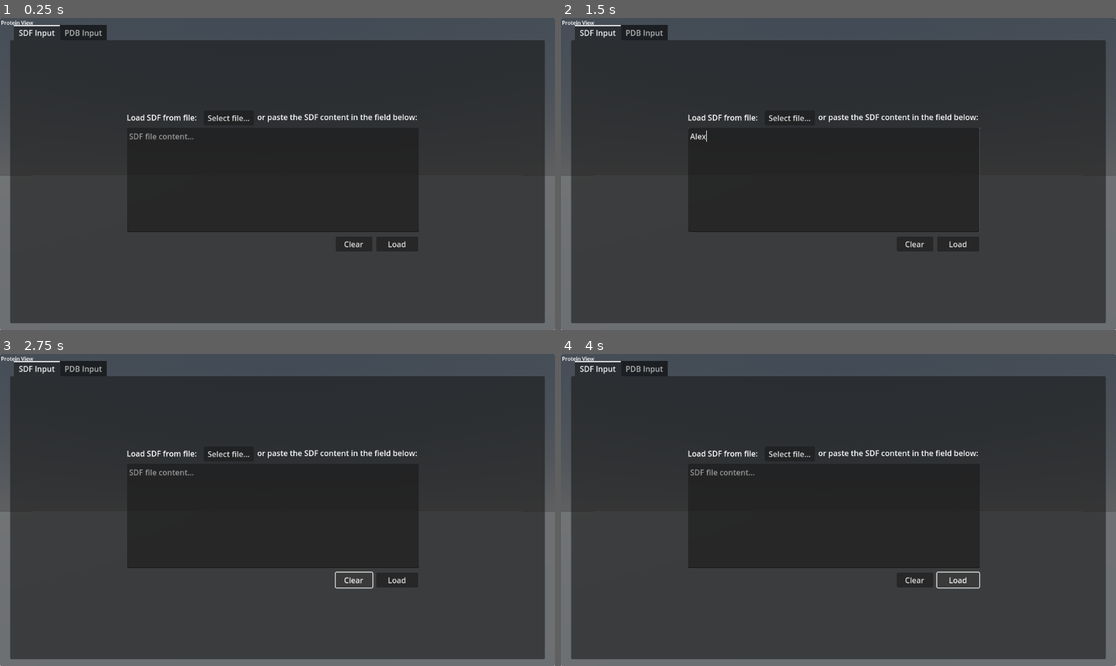
Above: before the commit, frames 1-4 (two rows, left to right).
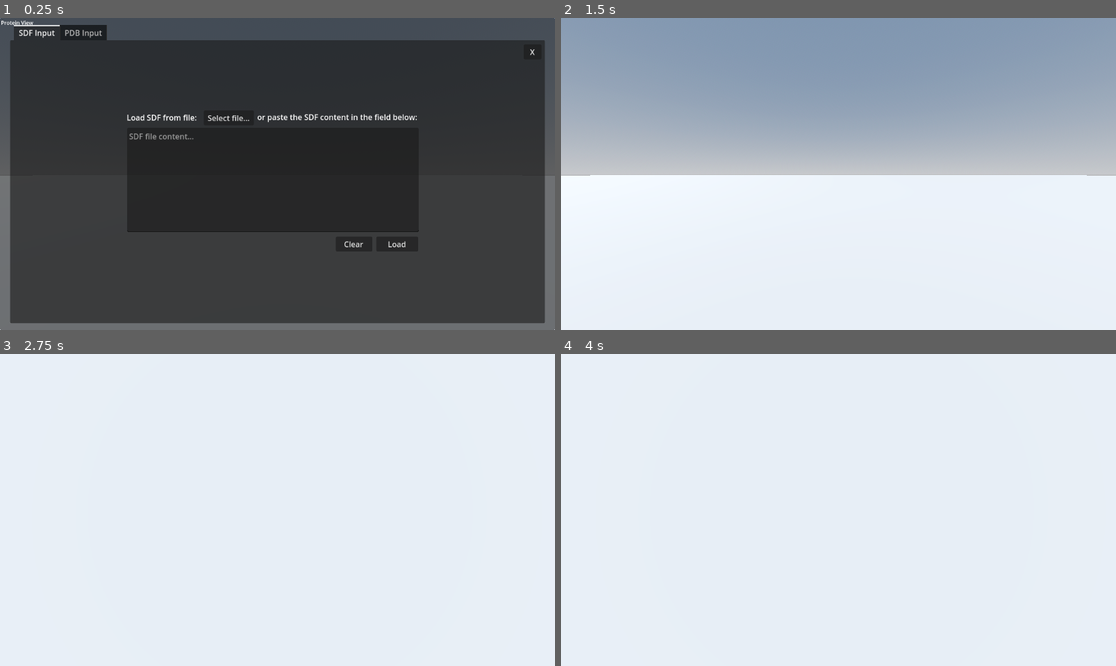
Above: after the commit, the same moments.

Repository: Gabriel-Grechuk/protein-view
Game: Godot game, scene res://src/scenes/Main.tscn
Two runs of this game, one before a commit and one after it. Both use one fixed random seed, a clock stepped at 60 frames per second and the inputs below.
Inputs (mouse positions are in pixels of both pictures, inside the frame that each line leads up to):
- Up to frame 1 (0.25 s): no input
- Up to frame 2 (1.5 s): click (832, 180) at 0.52 s; type "Alex" at 0.6 s; click (1093, 52) at 1.25 s, where only the run after the commit has a clickable "X"
- Up to frame 3 (2.75 s): click (355, 578) at 2 s, where only the run before the commit has a clickable "Clear"
- Up to frame 4 (4 s): click (788, 453) at 2.75 s, where only the run before the commit has a clickable "Select file..."; click (960, 578) at 3.5 s, where only the run before the commit has a clickable "Load"

The runs differ from the first frame. In frame 1, less than 0.1% of the frame differs, in the area x 95-97%, y 10-13%; in frame 2, 100%, in the area x 0-100%, y 0-100%; in frame 3, 100%; in frame 4, 100%.

Commit message:
#33 - Added mouse click event and key 'M' to capture the mouse

Diff:
--- a/project.godot
+++ b/project.godot
@@ -56,3 +56,9 @@
 "events": [Object(InputEventKey,"resource_local_to_scene":false,"resource_name":"","device":0,"window_id":0,"alt_pressed":false,"shift_pressed":false,"ctrl_pressed":false,"meta_pressed":false,"pressed":false,"keycode":0,"physical_keycode":70,"key_label":0,"unicode":0,"echo":false,"script":null)
 ]
 }
+lock_mouse={
+"deadzone": 0.5,
+"events": [Object(InputEventKey,"resource_local_to_scene":false,"resource_name":"","device":-1,"window_id":0,"alt_pressed":false,"shift_pressed":false,"ctrl_pressed":false,"meta_pressed":false,"pressed":false,"keycode":0,"physical_keycode":77,"key_label":0,"unicode":109,"echo":false,"script":null)
+, Object(InputEventMouseButton,"resource_local_to_scene":false,"resource_name":"","device":-1,"window_id":0,"alt_pressed":false,"shift_pressed":false,"ctrl_pressed":false,"meta_pressed":false,"button_mask":1,"position":Vector2(244, 16),"global_position":Vector2(248, 59),"factor":1.0,"button_index":1,"canceled":false,"pressed":true,"double_click":false,"script":null)
+]
+}
--- a/src/scenes/MainUI.tscn
+++ b/src/scenes/MainUI.tscn
@@ -1,9 +1,7 @@
-[gd_scene load_steps=4 format=3 uid="uid://cfmsnt483isnt"]
+[gd_scene load_steps=3 format=3 uid="uid://cfmsnt483isnt"]
 
 [ext_resource type="PackedScene" uid="uid://ca6sd8yp0iov3" path="res://src/scenes/ParserUI.tscn" id="1_bvr1p"]
 [ext_resource type="PackedScene" uid="uid://dngg5tpn3roh1" path="res://src/scenes/LoadingScreen.tscn" id="1_est7j"]
-
-[sub_resource type="GDScript" id="GDScript_uuypy"]
 
 [node name="MainUI" type="Control"]
 layout_mode = 3
@@ -12,7 +10,6 @@
 anchor_bottom = 1.0
 grow_horizontal = 2
 grow_vertical = 2
-script = SubResource("GDScript_uuypy")
 
 [node name="Menu" type="Control" parent="."]
 layout_mode = 1
--- a/src/scenes/ParserUI.tscn
+++ b/src/scenes/ParserUI.tscn
@@ -223,3 +223,11 @@
 grow_horizontal = 2
 grow_vertical = 2
 text = "Select file..."
+
+[node name="ClosseButton" type="Button" parent="."]
+layout_mode = 2
+offset_left = 511.0
+offset_top = -269.0
+offset_right = 548.0
+offset_bottom = -238.0
+text = "X"
--- a/src/scenes/scripts/ParserUI.gd
+++ b/src/scenes/scripts/ParserUI.gd
@@ -16,6 +16,7 @@
 @onready var LoadPDBTextButton := get_node("TabContainer/PDB Input/LoadPDBButton")
 @onready var ClearSDFButton := get_node("TabContainer/SDF Input/ClearSDFButton")
 @onready var ClearPDBButton := get_node("TabContainer/PDB Input/ClearPDBButton")
+@onready var ClosseButton := get_node("ClosseButton")
 
 @onready var StateMachine := get_node("/root/Main/StateMachine")
 
@@ -25,6 +26,7 @@
 	LoadPDBTextButton.pressed.connect(self._loadPDBTextInput)
 	ClearSDFButton.pressed.connect(self._clearSDFTextInput)
 	ClearPDBButton.pressed.connect(self._clearPDBTextInput)
+	ClosseButton.pressed.connect(self._closeUI)
 
 
 func _clearPDBTextInput():
@@ -38,3 +40,6 @@
 
 func _loadSDFTextInput():
 	SDFText = SDFInput.get_text()
+
+func _closeUI():
+	StateMachine.unpause()
--- a/src/scenes/scripts/StateMachine.gd
+++ b/src/scenes/scripts/StateMachine.gd
@@ -13,8 +13,8 @@
 
 func unpause():
 	paused = false
+	menu.hide()
 	Input.mouse_mode = Input.MOUSE_MODE_CAPTURED
-	menu.hide()
 
 func isPaused():
 	return paused
@@ -31,8 +31,12 @@
 	return loading
 
 func _unhandled_input(event: InputEvent):
-	if event.is_action_pressed('ui_cancel'):
+	if event.is_action_pressed('ui_cancel') :
 		if paused:
 			unpause()
 		else:
 			pause()
+
+	if Input.is_action_just_pressed("lock_mouse"):
+		if(not paused):
+			Input.mouse_mode = Input.MOUSE_MODE_CAPTURED
